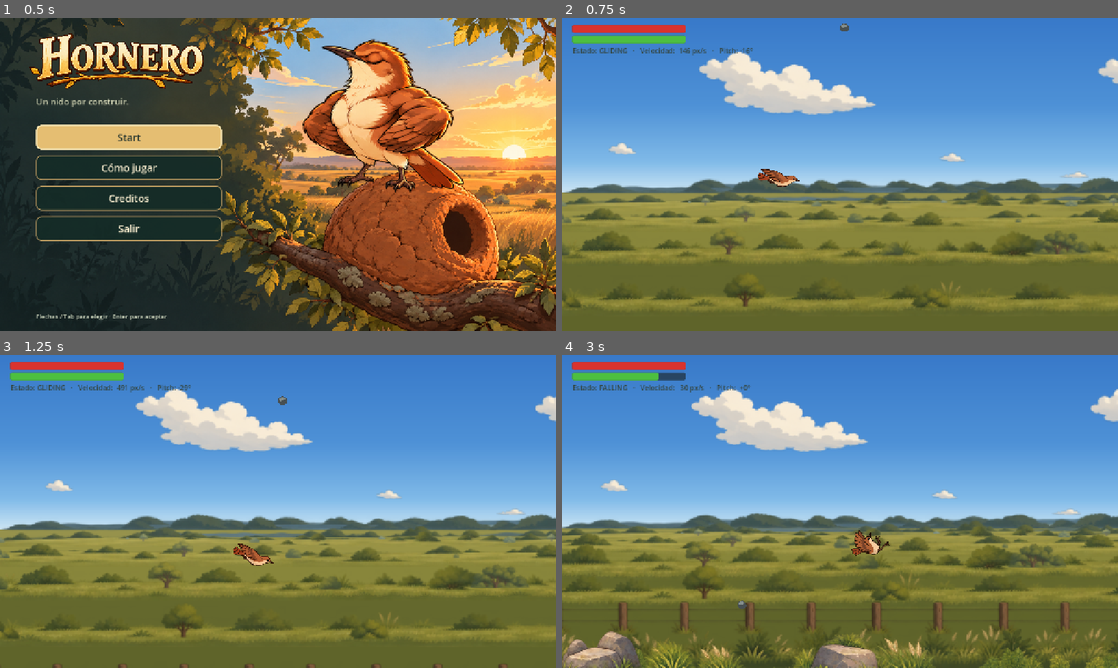
Above: before the commit, frames 1-4 (two rows, left to right).
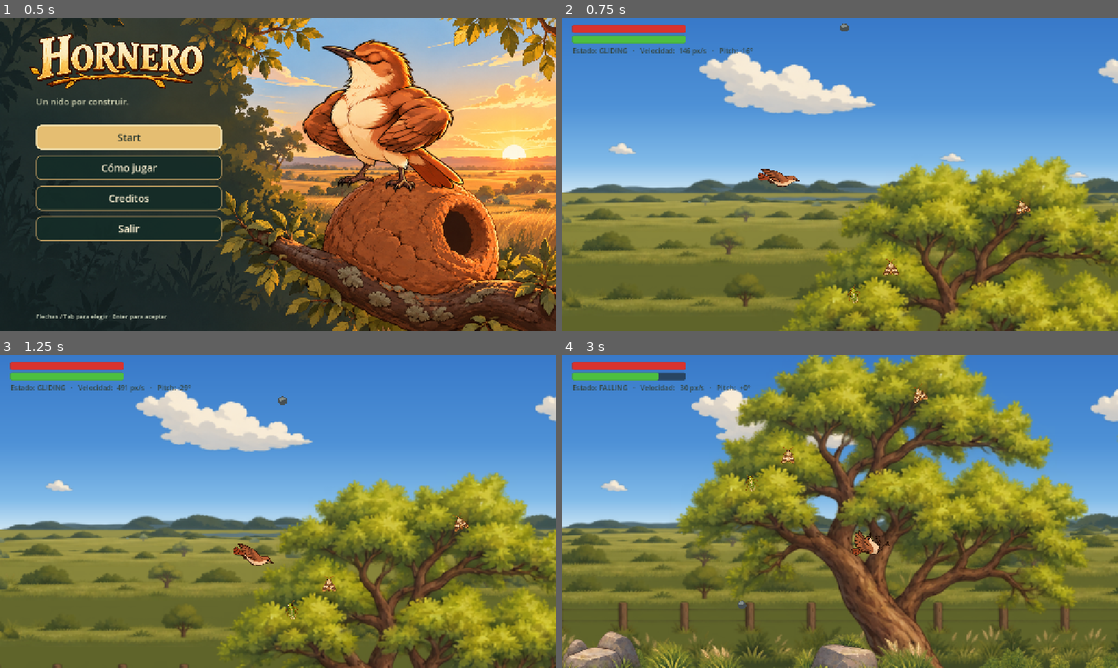
Above: after the commit, the same moments.

Repository: Martin-Fedorenko/hornero
Game: Godot game, scene res://Hornero_Menu_Inicio/menu_hornero/menu_inicio.tscn
Same seed, same stepped clock (60 frames per second), same inputs: the game is played once before the commit and once after it.
Inputs:
- Up to frame 1 (0.5 s): no input
- Up to frame 2 (0.75 s): click "Start" at 0.5 s
- Up to frame 3 (1.25 s): no input
- Up to frame 4 (3 s): tap Enter at 1.25 s; hold E (hornero_interactuar) 1.28-2.03 s; hold D (move_right) 1.28-2.78 s; tap Space (flap) at 1.52, 1.82, 2.27, 2.57 s; tap O (fall) at 2.1 s; tap E (hornero_interactuar) at 2.3 s; hold A (move_left) from 2.78 s (still down); hold E (hornero_interactuar) from 2.78 s (still down)

Frame 1 is identical in both runs. In frame 2, 19% of the frame differs, in the area x 39-100%, y 44-100%; in frame 3, 22%; in frame 4, 39%, in the area x 20-100%, y 0-100%.

Commit message:
feature: comida para el hornero

Diff:
--- a/game/project.godot
+++ b/game/project.godot
@@ -62,6 +62,11 @@
 "events": [Object(InputEventKey,"resource_local_to_scene":false,"resource_name":"","device":-1,"window_id":0,"alt_press …(190 unchanged characters)…
 ]
 }
+hornero_interactuar={
+"deadzone": 0.2,
+"events": [Object(InputEventKey,"resource_local_to_scene":false,"resource_name":"","device":-1,"window_id":0,"alt_pressed":false,"shift_pressed":false,"ctrl_pressed":false,"meta_pressed":false,"pressed":false,"keycode":0,"physical_keycode":69,"key_label":0,"unicode":0,"location":0,"echo":false,"script":null)
+]
+}
 
 [rendering]
 
--- /dev/null
+++ b/game/scenes/arbol.tscn
@@ -0,0 +1,6 @@
+[gd_scene format=3]
+
+[ext_resource type="Script" path="res://scripts/world/arbol.gd" id="1_arbol"]
+
+[node name="Arbol" type="Node2D"]
+script = ExtResource("1_arbol")
--- /dev/null
+++ b/game/scenes/bicho.tscn
@@ -0,0 +1,17 @@
+[gd_scene format=3]
+
+[ext_resource type="Script" path="res://scripts/world/bicho.gd" id="1_bicho"]
+
+[sub_resource type="CircleShape2D" id="Shape"]
+radius = 16.0
+
+[node name="Bicho" type="Area2D"]
+collision_layer = 8
+collision_mask = 0
+monitoring = false
+script = ExtResource("1_bicho")
+
+[node name="CollisionShape2D" type="CollisionShape2D" parent="."]
+shape = SubResource("Shape")
+
+[node name="AnimatedSprite2D" type="AnimatedSprite2D" parent="."]
--- a/game/scenes/hornero.tscn
+++ b/game/scenes/hornero.tscn
@@ -8,9 +8,13 @@
 [ext_resource type="Script" uid="uid://mutqphpmvp01" path="res://scripts/hornero/ground_motor.gd" id="6_ground"]
 [ext_resource type="PackedScene" path="res://objetos_hornero/interaccion.tscn" id="7_5fmsy"]
 [ext_resource type="Script" path="res://scripts/hornero/hornero_vitals.gd" id="8_vitals"]
+[ext_resource type="Script" path="res://scripts/hornero/hornero_comer.gd" id="9_comer"]
 
 [sub_resource type="CircleShape2D" id="BodyShape"]
 radius = 16.0
+
+[sub_resource type="CircleShape2D" id="BeakShape"]
+radius = 36.0
 
 [node name="Hornero" type="CharacterBody2D" unique_id=1382592324]
 floor_snap_length = 8.0
@@ -46,3 +50,13 @@
 
 [node name="Vitals" type="Node" parent="."]
 script = ExtResource("8_vitals")
+
+[node name="Comer" type="Area2D" parent="."]
+position = Vector2(30, 0)
+collision_layer = 0
+collision_mask = 8
+monitorable = false
+script = ExtResource("9_comer")
+
+[node name="CollisionShape2D" type="CollisionShape2D" parent="Comer"]
+shape = SubResource("BeakShape")
--- a/game/scenes/main.tscn
+++ b/game/scenes/main.tscn
@@ -18,6 +18,7 @@
 [ext_resource type="PackedScene" path="res://objetos_hornero/ramitas.tscn" id="10_ramitas"]
 [ext_resource type="Script" path="res://scripts/ui/vitals_hud.gd" id="11_vitals_hud"]
 [ext_resource type="Script" path="res://scripts/ui/death_screen.gd" id="12_death_screen"]
+[ext_resource type="PackedScene" path="res://scenes/arbol.tscn" id="13_arbol"]
 
 [sub_resource type="AtlasTexture" id="AtlasTexture_a8y0u"]
 atlas = ExtResource("6_choun")
@@ -139,6 +140,28 @@
 [node name="PampasBackground" parent="." unique_id=1285302345 instance=ExtResource("4_background")]
 
 [node name="World" type="Node2D" parent="." unique_id=1661870613]
+
+[node name="Arboles" type="Node2D" parent="World"]
+
+[node name="Arbol1" parent="World/Arboles" instance=ExtResource("13_arbol")]
+position = Vector2(1050, 1648)
+
+[node name="Arbol2" parent="World/Arboles" instance=ExtResource("13_arbol")]
+position = Vector2(1900, 1648)
+tipo = 1
+flip = true
+
+[node name="Arbol3" parent="World/Arboles" instance=ExtResource("13_arbol")]
+position = Vector2(3950, 1648)
+tipo = 2
+
+[node name="Arbol4" parent="World/Arboles" instance=ExtResource("13_arbol")]
+position = Vector2(5000, 1648)
+tipo = 3
+
+[node name="Arbol5" parent="World/Arboles" instance=ExtResource("13_arbol")]
+position = Vector2(5420, 1648)
+flip = true
 
 [node name="NestTree" parent="World" unique_id=748560120 instance=ExtResource("6_nest_tree")]
 position = Vector2(3000, 1648)
--- /dev/null
+++ b/game/scripts/hornero/hornero_comer.gd
@@ -0,0 +1,51 @@
+class_name HorneroComer
+extends Area2D
+## Zona del pico del hornero. En vuelo, al apretar E se come el bicho más
+## cercano dentro de la zona y recupera vida.
+##
+## Usa `_input` (antes que `_unhandled_input`) para quedarse con la tecla
+## cuando hay un bicho a mano; si no hay, la E sigue de largo hacia
+## Interaccion (recoger/soltar materiales).
+
+signal ate(bug: Bicho)
+
+@onready var _hornero: Hornero = get_parent()
+
+
+func _ready() -> void:
+	collision_layer = 0
+	collision_mask = Bicho.LAYER
+	monitorable = false
+
+
+func _input(event: InputEvent) -> void:
+	if not event.is_action_pressed(&"hornero_interactuar") or event.is_echo():
+		return
+	if not _can_eat():
+		return
+	var bug := _closest_bug()
+	if bug == null:
+		return
+	get_viewport().set_input_as_handled()
+	_hornero.vitals.heal(bug.heal_amount)
+	bug.eat(global_position)
+	ate.emit(bug)
+
+
+## Sólo volando o planeando: aturdido no controla el pico.
+func _can_eat() -> bool:
+	return _hornero.state == Hornero.State.FLYING or _hornero.state == Hornero.State.GLIDING
+
+
+func _closest_bug() -> Bicho:
+	var best: Bicho = null
+	var best_distance := INF
+	for area in get_overlapping_areas():
+		var bug := area as Bicho
+		if bug == null or not bug.can_be_eaten():
+			continue
+		var distance := global_position.distance_squared_to(bug.global_position)
+		if distance < best_distance:
+			best = bug
+			best_distance = distance
+	return best
--- a/game/scripts/hornero/hornero_vitals.gd
+++ b/game/scripts/hornero/hornero_vitals.gd
@@ -58,6 +58,14 @@
 		died.emit()
 
 
+## Recupera vida (comer bichos). Muerto ya no se cura.
+func heal(amount: float) -> void:
+	if health <= 0.0 or amount <= 0.0 or health >= max_health:
+		return
+	health = minf(health + amount, max_health)
+	health_changed.emit(health, max_health)
+
+
 func _set_stamina(value: float) -> void:
 	stamina = clampf(value, 0.0, max_stamina)
 	stamina_changed.emit(stamina, max_stamina)
--- /dev/null
+++ b/game/scripts/world/arbol.gd
@@ -0,0 +1,144 @@
+@tool
+class_name Arbol
+extends Node2D
+## Árbol decorativo (sin collider) con bichitos posados en las hojas.
+##
+## El origen es la base del tronco: se apoya directo sobre la línea de suelo.
+## Al jugar reparte `bug_count` bichos en puntos verdes de la copa elegidos
+## al azar, y repone cada bicho comido pasado `respawn_time`.
+
+enum Tipo { ANCHO, ALTO, INCLINADO, ESBELTO }
+
+## Textura de cada tipo y x de la base del tronco dentro de ella (px).
+const TEXTURES := [
+	preload("res://assets/tree/arbol_1.png"),
+	preload("res://assets/tree/arbol_2.png"),
+	preload("res://assets/tree/arbol_3.png"),
+	preload("res://assets/tree/arbol_4.png"),
+]
+const TRUNK_BASE_X := [283.0, 224.7, 144.0, 218.3]
+## El tronco llega al borde inferior de la imagen: se lo hunde un poco en el
+## pasto para que no se vea el corte.
+const SINK := 6.0
+const BUG_SCENE := preload("res://scenes/bicho.tscn")
+## Distancia (px de la imagen) que se revisa alrededor de un punto para
+## asegurarse de que está metido en el follaje y no en un borde.
+const LEAF_MARGIN := 12
+const MAX_TRIES := 400
+
+static var _images := {}
+
+@export var tipo := Tipo.ANCHO:
+	set(value):
+		tipo = value
+		_update_sprite()
+@export var tree_scale := 2.0:
+	set(value):
+		tree_scale = value
+		_update_sprite()
+@export var flip := false:
+	set(value):
+		flip = value
+		_update_sprite()
+
+@export_group("Bichos")
+@export var bug_count := 3
+## Segundos hasta reponer un bicho comido. 0 = no se repone.
+@export var respawn_time := 25.0
+## Distancia mínima entre bichos del mismo árbol (px en pantalla).
+@export var bug_spacing := 70.0
+
+var _sprite: Sprite2D
+var _bugs: Array[Bicho] = []
+
+
+func _ready() -> void:
+	_sprite = Sprite2D.new()
+	_sprite.centered = false
+	add_child(_sprite, false, Node.INTERNAL_MODE_FRONT)
+	_update_sprite()
+	if Engine.is_editor_hint():
+		return
+	for i in bug_count:
+		_spawn_bug()
+
+
+func _update_sprite() -> void:
+	if _sprite == null:
+		return
+	var texture: Texture2D = TEXTURES[tipo]
+	_sprite.texture = texture
+	_sprite.flip_h = flip
+	_sprite.scale = Vector2.ONE * tree_scale
+	_sprite.position = _image_to_local(Vector2.ZERO) if not flip \
+			else _image_to_local(Vector2(texture.get_width(), 0.0))
+
+
+## Píxel de la imagen → posición local (origen en la base del tronco).
+func _image_to_local(pixel: Vector2) -> Vector2:
+	var texture: Texture2D = TEXTURES[tipo]
+	var from_base := pixel - Vector2(TRUNK_BASE_X[tipo], texture.get_height() - SINK)
+	if flip:
+		from_base.x = -from_base.x
+	return from_base * tree_scale
+
+
+func _spawn_bug() -> void:
+	var spot: Variant = _random_leaf_spot()
+	if spot == null:
+		return
+	var bug: Bicho = BUG_SCENE.instantiate()
+	bug.tipo = (randi() % Bicho.Tipo.size()) as Bicho.Tipo
+	bug.position = spot
+	bug.eaten.connect(_on_bug_eaten.bind(bug))
+	add_child(bug)
+	_bugs.append(bug)
+
+
+func _on_bug_eaten(bug: Bicho) -> void:
+	_bugs.erase(bug)
+	if respawn_time > 0.0:
+		get_tree().create_timer(respawn_time, false).timeout.connect(_spawn_bug)
+
+
+## Punto local al azar sobre hojas, lejos de los otros bichos. null si no
+## encuentra lugar.
+func _random_leaf_spot() -> Variant:
+	var image := _image()
+	if image == null:
+		return null
+	var size := image.get_size()
+	for i in MAX_TRIES:
+		var pixel := Vector2i(
+				randi_range(LEAF_MARGIN, size.x - 1 - LEAF_MARGIN),
+				randi_range(LEAF_MARGIN, size.y - 1 - LEAF_MARGIN))
+		if not _is_deep_leaf(image, pixel):
+			continue
+		var spot := _image_to_local(Vector2(pixel))
+		if _bugs.any(func(other: Bicho) -> bool: return other.position.distance_to(spot) < bug_spacing):
+			continue
+		return spot
+	return null
+
+
+func _is_deep_leaf(image: Image, pixel: Vector2i) -> bool:
+	for offset in [Vector2i.ZERO, Vector2i(LEAF_MARGIN, 0), Vector2i(-LEAF_MARGIN, 0),
+			Vector2i(0, LEAF_MARGIN), Vector2i(0, -LEAF_MARGIN)]:
+		if not _is_leaf(image.get_pixelv(pixel + offset)):
+			return false
+	return true
+
+
+## Verde oliva de las hojas (rojo y verde parejos, poco azul); descarta el
+## tronco y las ramas, que son marrones (bastante menos verde que rojo).
+static func _is_leaf(color: Color) -> bool:
+	return color.a > 0.9 and color.g > color.r * 0.9 and color.g > color.b * 1.6
+
+
+func _image() -> Image:
+	if not _images.has(tipo):
+		var image: Image = TEXTURES[tipo].get_image()
+		if image != null and image.is_compressed():
+			image.decompress()
+		_images[tipo] = image
+	return _images[tipo]
--- /dev/null
+++ b/game/scripts/world/bicho.gd
@@ -0,0 +1,89 @@
+class_name Bicho
+extends Area2D
+## Bichito posado en las hojas de un árbol. El hornero lo come en el aire
+## apretando E (ver HorneroComer) y recupera vida.
+##
+## La hoja `insectos_asset.png` tiene un tipo de bicho por fila y 6 cuadros
+## de idle por fila. Los SpriteFrames se arman una sola vez y se comparten.
+
+## El bicho fue comido. El árbol lo usa para reponerlo más tarde.
+signal eaten
+
+enum Tipo { ORUGA, CHICHARRITA, ESCARABAJO, POLILLA }
+
+## Capa de física de los bichos (capa 4). HorneroComer la busca con su máscara.
+const LAYER := 1 << 3
+const ATLAS := preload("res://assets/tree/insectos_asset.png")
+## Cuadro de cada bicho dentro de la hoja: columnas parejas, filas a mano
+## porque los bichos no están centrados en una grilla exacta.
+const FRAME_SIZE := Vector2(250, 236)
+const FIRST_COLUMN_X := 32.0
+const ROW_Y := [36.0, 280.0, 520.0, 755.0]
+const FRAME_COUNT := 6
+
+static var _frames: SpriteFrames
+
+@export var tipo := Tipo.ORUGA
+## Vida que recupera el hornero al comerlo.
+@export var heal_amount := 10.0
+## Tamaño en pantalla respecto de la hoja original.
+@export var sprite_scale := 0.2
+@export var idle_fps := 7.0
+
+var _eaten := false
+
+@onready var _sprite: AnimatedSprite2D = $AnimatedSprite2D
+
+
+func _ready() -> void:
+	add_to_group(&"bichos")
+	collision_layer = LAYER
+	collision_mask = 0
+	monitoring = false
+	_sprite.sprite_frames = _shared_frames()
+	_sprite.scale = Vector2.ONE * sprite_scale
+	_sprite.play(_animation_name(tipo))
+	_sprite.speed_scale = idle_fps / 8.0 * randf_range(0.8, 1.2)
+	# Cada bicho arranca en otro cuadro y mira para otro lado.
+	_sprite.frame = randi() % FRAME_COUNT
+	_sprite.flip_h = randf() < 0.5
+	_sprite.rotation = randf_range(-0.5, 0.5)
+
+
+func can_be_eaten() -> bool:
+	return not _eaten
+
+
+## Lo come el hornero: vuela hacia el pico, se achica y desaparece.
+func eat(beak_position: Vector2) -> void:
+	if _eaten:
+		return
+	_eaten = true
+	set_deferred(&"monitorable", false)
+	eaten.emit()
+	var tween := create_tween().set_parallel()
+	tween.tween_property(self, ^"global_position", beak_position, 0.12)
+	tween.tween_property(self, ^"scale", Vector2.ZERO, 0.15)
+	tween.chain().tween_callback(queue_free)
+
+
+static func _animation_name(t: Tipo) -> StringName:
+	return StringName(Tipo.keys()[t].to_lower())
+
+
+static func _shared_frames() -> SpriteFrames:
+	if _frames != null:
+		return _frames
+	_frames = SpriteFrames.new()
+	_frames.remove_animation(&"default")
+	for t: Tipo in Tipo.values():
+		var anim := _animation_name(t)
+		_frames.add_animation(anim)
+		_frames.set_animation_speed(anim, 8.0)
+		_frames.set_animation_loop(anim, true)
+		for i in FRAME_COUNT:
+			var frame := AtlasTexture.new()
+			frame.atlas = ATLAS
+			frame.region = Rect2(Vector2(FIRST_COLUMN_X + FRAME_SIZE.x * i, ROW_Y[t]), FRAME_SIZE)
+			_frames.add_frame(anim, frame)
+	return _frames
Binary file added: game/assets/tree/arbol_1.png
Not shown, added: game/assets/tree/arbol_1.png.import
Binary file added: game/assets/tree/arbol_2.png
Not shown, added: game/assets/tree/arbol_2.png.import
Binary file added: game/assets/tree/arbol_3.png
Not shown, added: game/assets/tree/arbol_3.png.import
Binary file added: game/assets/tree/arbol_4.png
Not shown, added: game/assets/tree/arbol_4.png.import
Binary file added: game/assets/tree/insectos_asset.png
Not shown, added: game/assets/tree/insectos_asset.png.import
Binary file added: game/assets/tree/tree_asset.png
Not shown, added: game/assets/tree/tree_asset.png.import
(and 3 more such lines)
